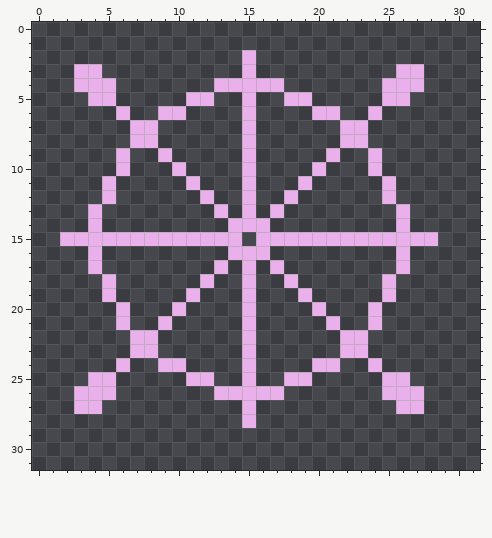
Two states of a pixel-art sprite, ppsspp/source_assets/image/gear_r.png. That is the earlier state.
The file is 128x128 pixels, drawn in blocks of 4x4; one block is one cell here.
And afterwards:
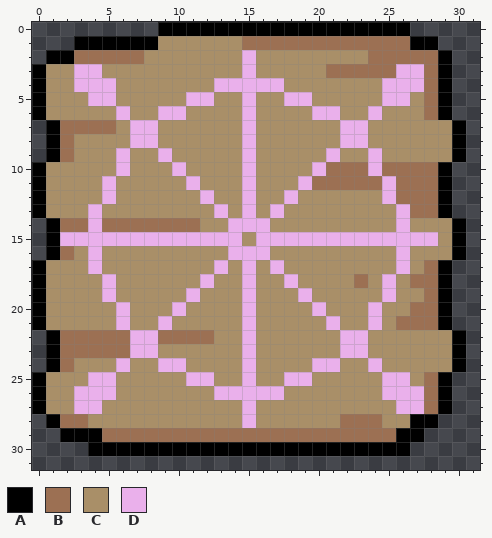
Palette (. is transparent): A #000000  B #9c7053  C #a98f68  D #eab0eb
Changes in this commit:
Colour A is added in row 0 at x 9 to 26; in row 1 at x 3 to 8 and 27 to 28; in row 2 at x 1 to 2 and 29; in rows 3 to 6 at x 0 and 29; in rows 7 to 9 at x 1 and 30; in rows 10 to 13 at x 0 and 29.
Colour A is added in rows 14 to 16 at x 1 and 30; in rows 17 to 21 at x 0 and 29; in rows 22 to 24 at x 1 and 30; in rows 25 to 27 at x 0 and 29; in row 28 at x 1 and 27 to 28; in row 29 at x 2 to 4 and 26 to 27.
Colour A is added in row 30 at x 4 to 26.
Colour B is added in row 1 at x 15 to 26; in row 2 at x 3 to 7 and 24 to 28; in row 3 at x 21 to 25 and 28; in rows 4 to 6 at x 28; in row 7 at x 2 to 5; in rows 8 to 9 at x 2.
Colour B is added in row 10 at x 21 to 23 and 25 to 28; in row 11 at x 20 to 24 and 26 to 28; in row 12 at x 26 to 28; in row 13 at x 27 to 28; in row 14 at x 2 to 3 and 5 to 11; in row 16 at x 2.
Colour B is added in row 17 at x 28; in row 18 at x 23 and 27 to 28; in row 19 at x 28; in row 20 at x 27 to 28; in row 21 at x 26 to 28; in row 22 at x 2 to 6 and 9 to 12.
Colour B is added in row 23 at x 2 to 6; in row 24 at x 2; in rows 25 to 27 at x 28; in row 28 at x 2 to 3 and 22 to 24; in row 29 at x 5 to 25.
Colour C is added in row 1 at x 9 to 14; in row 2 at x 8 to 14 and 16 to 23; in row 3 at x 1 to 2, 5 to 14 and 16 to 20; in row 4 at x 1 to 2, 6 to 12 and 18 to 24; in row 5 at x 1 to 3, 6 to 10, 13 to 14, 16 to 17, 20 to 24 and 27; in row 6 at x 1 to 5, 7 to 8, 11 to 14, 16 to 19, 22 to 23 and 25 to 27.
Colour C is added in row 7 at x 6, 9 to 14, 16 to 21 and 24 to 29; in row 8 at x 3 to 6, 9 to 14, 16 to 21 and 24 to 29; in row 9 at x 3 to 5, 7 to 8, 10 to 14, 16 to 20, 22 to 23 and 25 to 29; in row 10 at x 1 to 5, 7 to 9, 11 to 14 and 16 to 19; in row 11 at x 1 to 4, 6 to 10, 12 to 14 and 16 to 18; in row 12 at x 1 to 4, 6 to 11, 13 to 14, 16 to 17 and 19 to 24.
Colour C is added in row 13 at x 1 to 3, 5 to 12, 14, 16 and 18 to 25; in row 14 at x 12 to 13, 17 to 25 and 27 to 29; in row 15 at x 15 and 29; in row 16 at x 3, 5 to 13, 17 to 25 and 27 to 29; in row 17 at x 1 to 3, 5 to 12, 14, 16, 18 to 25 and 27; in row 18 at x 1 to 4, 6 to 11, 13 to 14, 16 to 17, 19 to 22, 24 and 26.
Colour C is added in row 19 at x 1 to 4, 6 to 10, 12 to 14, 16 to 18, 20 to 24 and 26 to 27; in row 20 at x 1 to 5, 7 to 9, 11 to 14, 16 to 19, 21 to 23 and 25 to 26; in row 21 at x 1 to 5, 7 to 8, 10 to 14, 16 to 20, 22 to 23 and 25; in row 22 at x 13 to 14, 16 to 21 and 24 to 29; in row 23 at x 9 to 14, 16 to 21 and 24 to 29; in row 24 at x 3 to 5, 7 to 8, 11 to 14, 16 to 19, 22 to 23 and 25 to 29.
Colour C is added in row 25 at x 1 to 3, 6 to 10, 13 to 14, 16 to 17, 20 to 24 and 27; in row 26 at x 1 to 2, 6 to 12 and 18 to 24; in row 27 at x 1 to 2, 5 to 14 and 16 to 25; in row 28 at x 4 to 14, 16 to 21 and 25 to 26.
